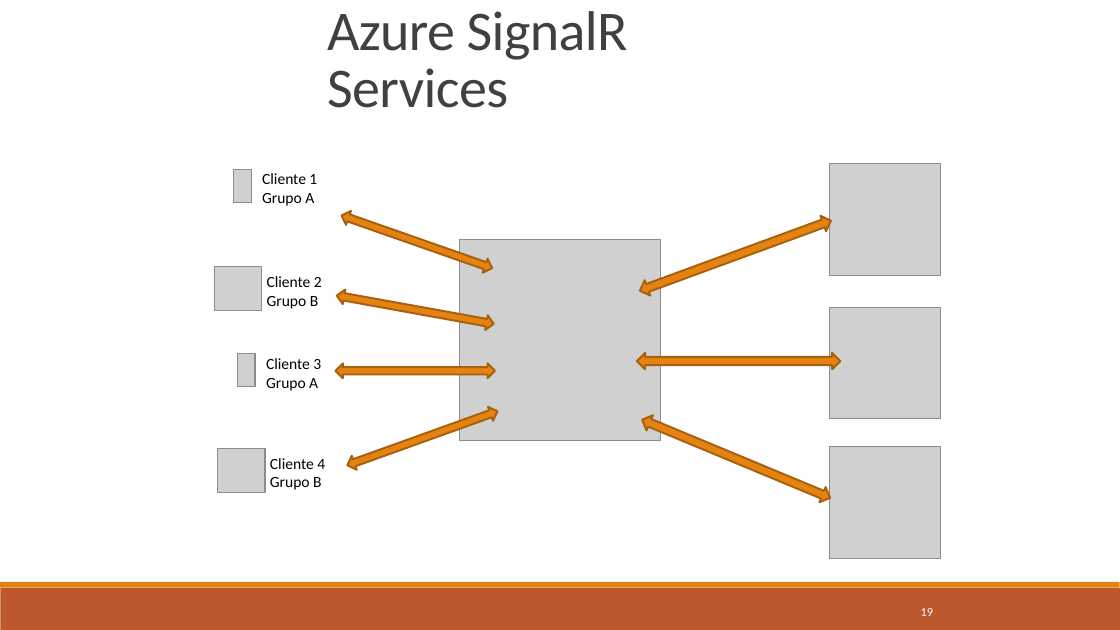
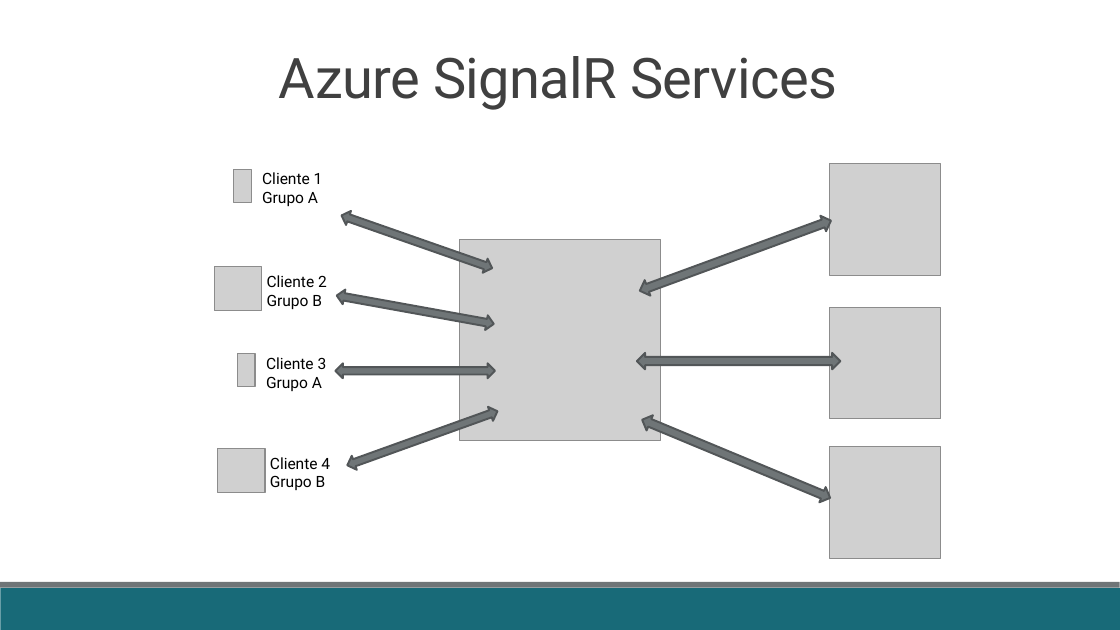
Before and after one commit to fabricioveronez/SignalR_Exemplos, a slide deck: slide 17 of docs/Apresentacao.pptx (slide 19 before the commit). Drawn at 1120x630 pixels with LibreOffice and Linux fonts; fonts in the diff are those of the drawing; grey boxes stand for pictures. Boxes give left, top, right and bottom in pixels: in the first picture for what was removed or moved away, otherwise in the second. Text is boxed around its words. In the diff, an @@ line names an element or a change of style, - is before the commit and + after.

```diff
--- a/docs/Apresentacao.pptx
+++ b/docs/Apresentacao.pptx
@@ font Calibri to Roboto in 5 elements at [262, 172, 323, 206], [267, 275, 327, 309], [266, 357, 327, 391], [270, 457, 330, 490], [279, 56, 837, 110] @@
@@ title "Azure SignalR Services": place and size @@
-title "Azure SignalR Services" at [327, 11, 628, 108]
+title "Azure SignalR Services" at [279, 56, 837, 110]
@@ fill #E48312 to #6F7577; outline #A9610D 1.25 pt to #525758 1.25 pt in 7 elements at [339, 208, 495, 275], [345, 405, 501, 472], [335, 363, 495, 377], [336, 288, 496, 331], [637, 213, 834, 299], [637, 353, 841, 370], [639, 412, 833, 506] @@
@@ rectangle at [0, 588, 1120, 630]: fill #BD582C to #186A78 @@
@@ rectangle at [0, 582, 1120, 588]: fill #E48312 to #6F7577 @@
@@ page number removed at [921, 608, 933, 616] @@
-19
```
Also in this commit, not shown: 17 other slides changed, 2 slides removed.
